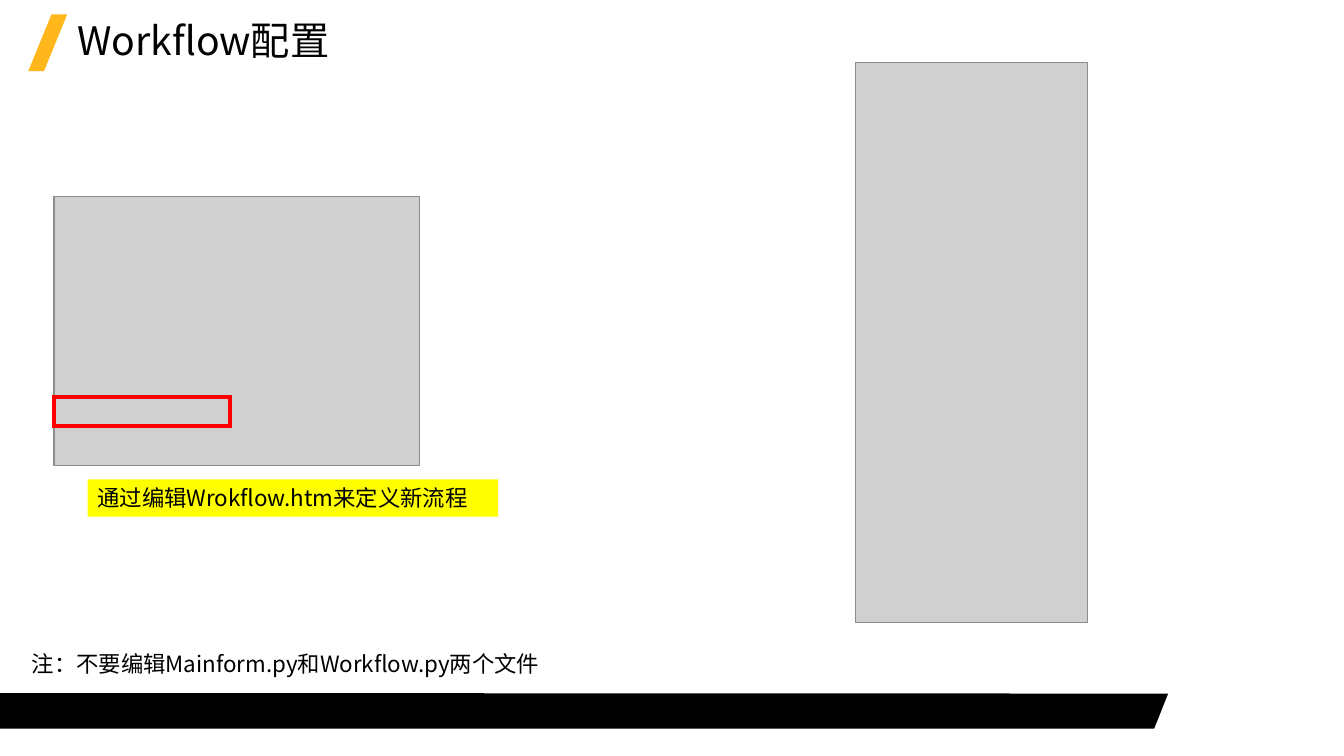
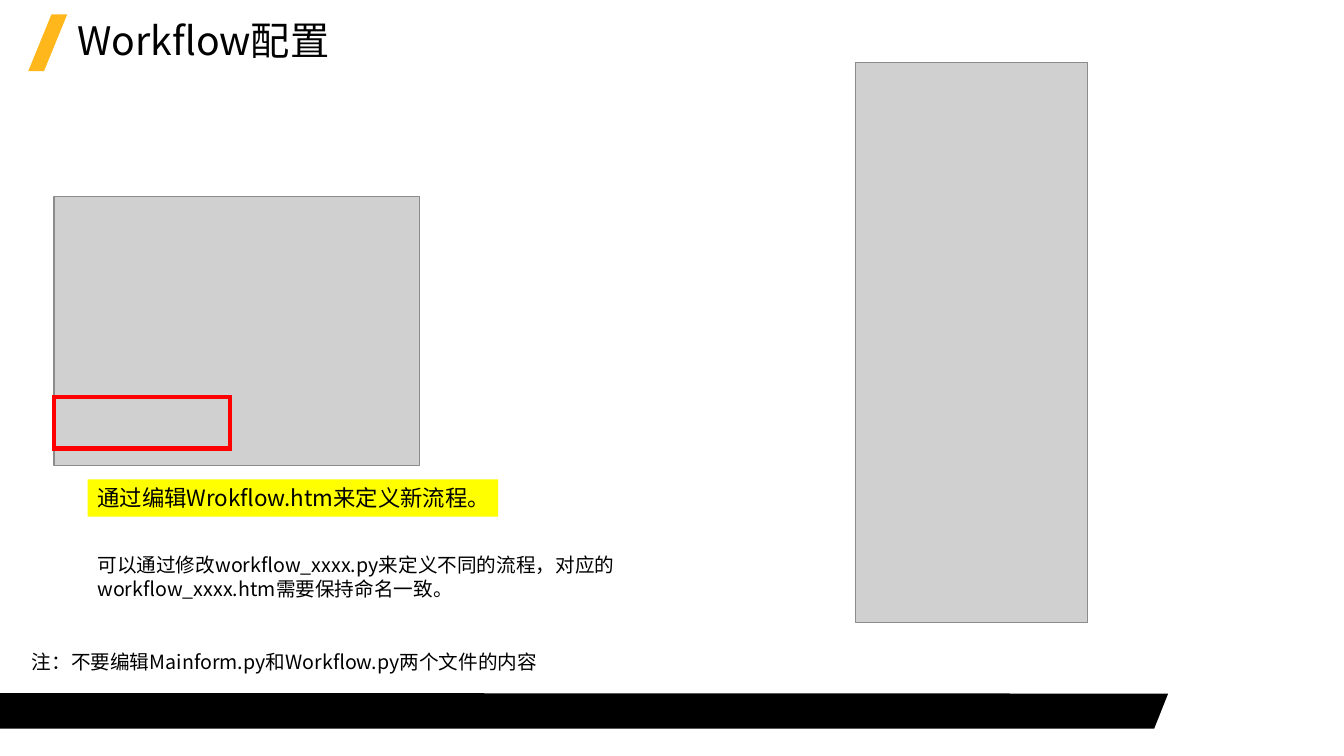
Before and after one commit to YongshengGuo/AEDTWorkFLow, a slide deck: slide 3 of HBM_workflow/HBM_Workflow/AEDT WokFlow构建程序使用说明.pptx. Drawn at 1344x756 pixels with LibreOffice and Linux fonts; fonts in the diff are those of the drawing; grey boxes stand for pictures; background and template pictures are left out. Boxes give left, top, right and bottom in pixels: in the first picture for what was removed or moved away, otherwise in the second. Text is boxed around its words. In the diff, an @@ line names an element or a change of style, - is before the commit and + after.

```diff
--- a/HBM_workflow/HBM_Workflow/AEDT WokFlow构建程序使用说明.pptx
+++ b/HBM_workflow/HBM_Workflow/AEDT WokFlow构建程序使用说明.pptx
@@ rectangle: place and size @@
-rectangle at (54, 397, 230, 426)
+rectangle at (54, 397, 230, 450)
@@ text in rectangle at (97, 487, 489, 508): text changed @@
-通过编辑Wrokflow.htm来定义新流程
+通过编辑Wrokflow.htm来定义新流程。
@@ text added at (97, 555, 614, 599), 14 pt, text #000000 @@
+可以通过修改workflow_xxxx.py来定义不同的流程，对应的workflow_xxxx.htm需要保持命名一致。
@@ text at (32, 652, 537, 674): text changed; size 16 to 14 pt @@
-注：不要编辑Mainform.py和Workflow.py两个文件
+注：不要编辑Mainform.py和Workflow.py两个文件的内容
```
Also in this commit, not shown: 4 other files.
